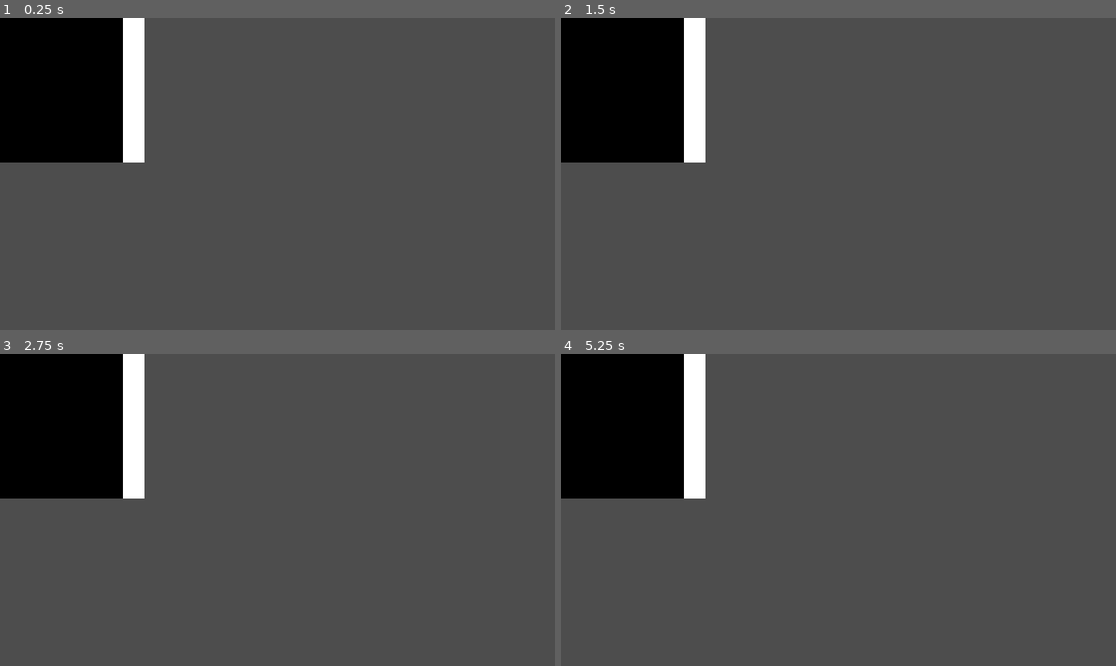
Above: before the commit, frames 1-4 (two rows, left to right).
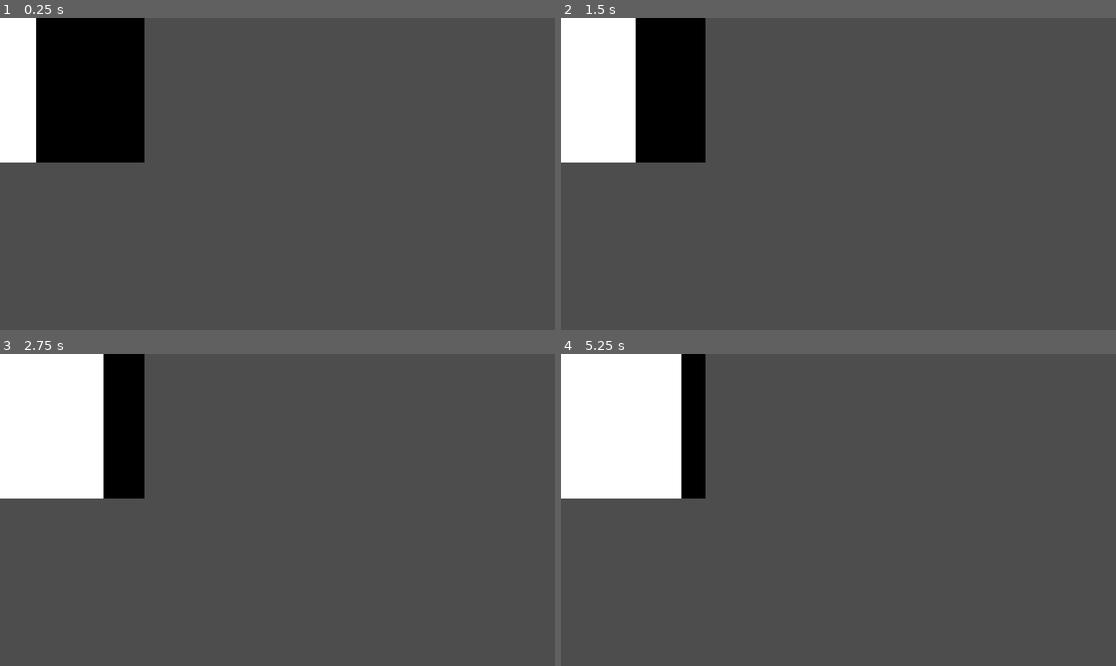
Above: after the commit, the same moments.

Repository: 3ter/godot-issue-polygon2d-gradient-fill
Game: Godot game, scene res://node_2d.tscn
The game is run twice, just before and just after one commit, with the same random seed, the same clock (stepped at 60 frames per second) and the same inputs.
Inputs:
- Up to frame 1 (0.25 s): no input
- Up to frame 2 (1.5 s): no input
- Up to frame 3 (2.75 s): no input
- Up to frame 4 (5.25 s): no input

The runs differ from the first frame. In frame 1, 4.8% of the frame differs, in the area x 0-27%, y 0-47%; in frame 2, 8.1%; in frame 3, 10%; in frame 4, 12%.

Commit message:
Add moving the gradient on playing the scene

Diff:
--- /dev/null
+++ b/Polygon2D.gd
@@ -0,0 +1,23 @@
+extends Polygon2D
+
+var is_fill := true
+var is_drain := false
+
+
+func _process(delta: float) -> void:
+	var old_offset = (texture as GradientTexture1D).gradient.offsets[1]
+	var new_offset
+
+	if is_fill:
+		new_offset = old_offset + delta
+	elif is_drain:
+		new_offset = old_offset - delta
+
+	(texture as GradientTexture1D).gradient.offsets[1] = clampf(new_offset, 0.0, 1.0)
+
+	if is_fill and new_offset >= 1:
+		is_fill = false
+		is_drain = true
+	elif is_drain and new_offset <= 0:
+		is_fill = true
+		is_drain = false
--- a/node_2d.tscn
+++ b/node_2d.tscn
@@ -1,13 +1,19 @@
-[gd_scene load_steps=3 format=3 uid="uid://cgtnrl8bccmbi"]
+[gd_scene load_steps=4 format=3 uid="uid://cgtnrl8bccmbi"]
+
+[ext_resource type="Script" path="res://Polygon2D.gd" id="1_p3wud"]
 
 [sub_resource type="Gradient" id="Gradient_v8nv7"]
 interpolation_mode = 1
+offsets = PackedFloat32Array(0, 0)
+colors = PackedColorArray(1, 1, 1, 1, 0, 0, 0, 1)
 
 [sub_resource type="GradientTexture1D" id="GradientTexture1D_whwd5"]
 gradient = SubResource("Gradient_v8nv7")
+width = 300
 
 [node name="Node2D" type="Node2D"]
 
 [node name="Polygon2D" type="Polygon2D" parent="."]
 texture = SubResource("GradientTexture1D_whwd5")
 polygon = PackedVector2Array(0, 0, 300, 0, 300, 300, 0, 300)
+script = ExtResource("1_p3wud")
